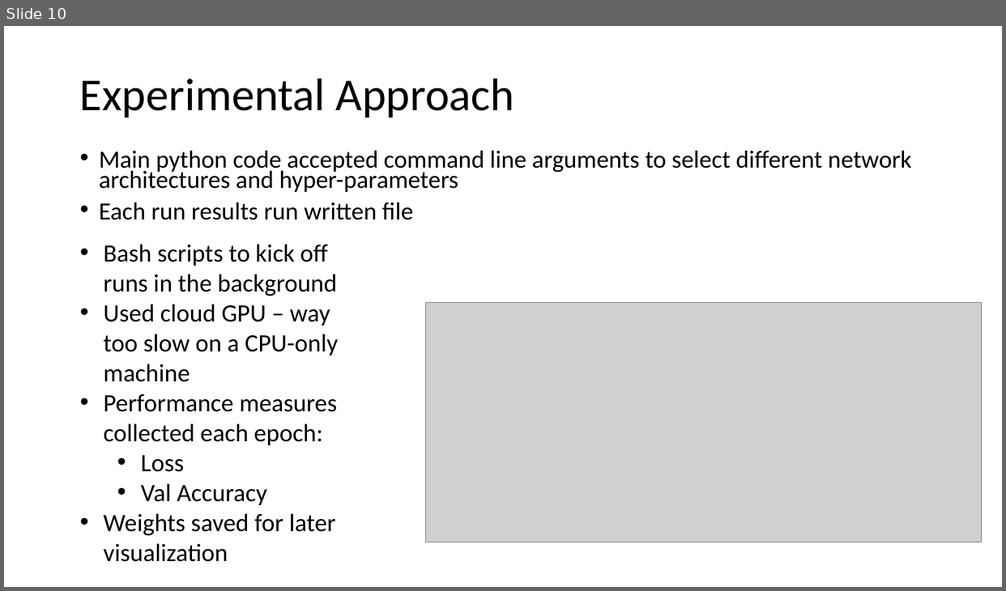
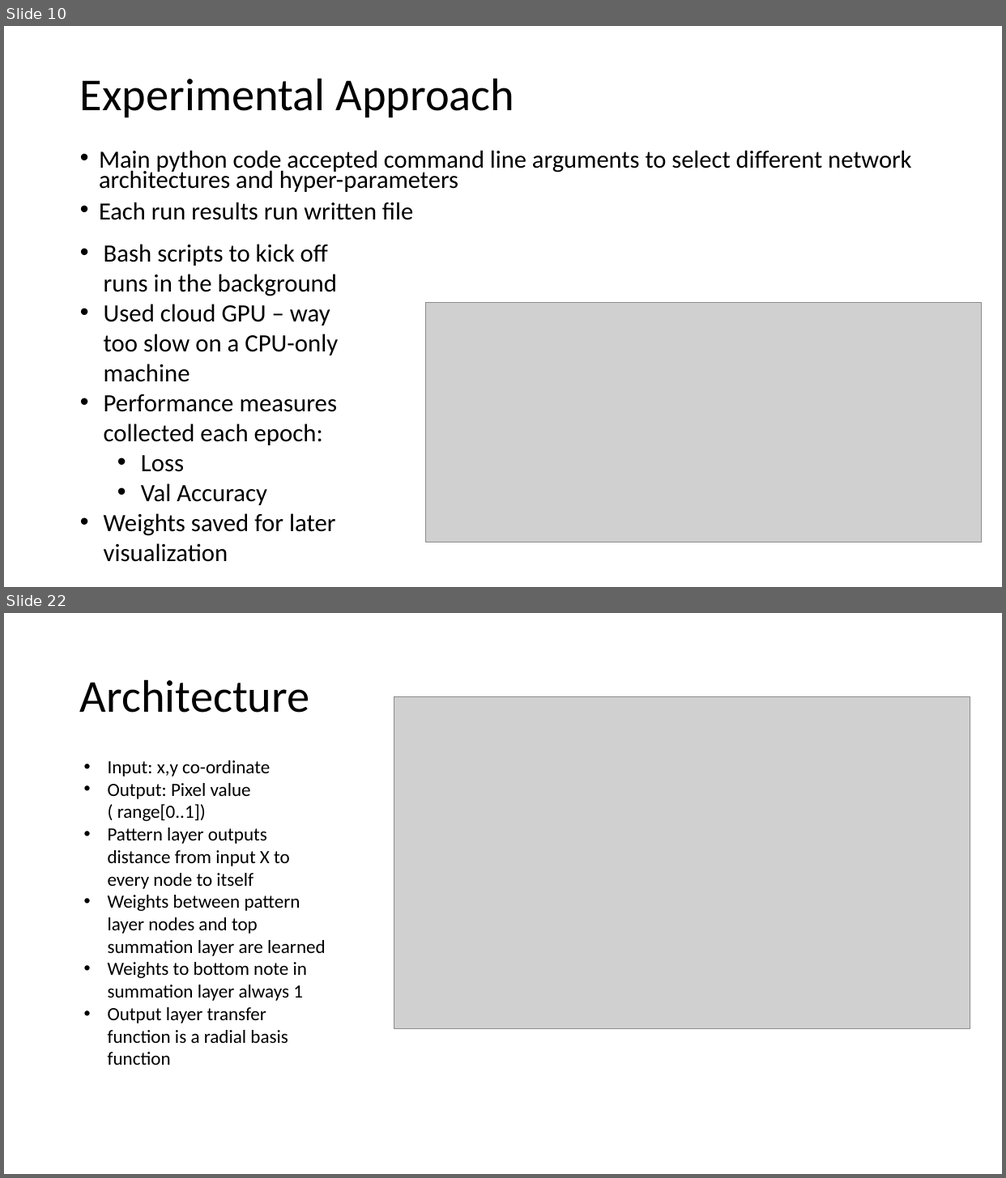
Before and after one commit to BillGrieser-GW/Final-Project-Group-7, a slide deck: Final-Group-Presentation/Group7.pptx. Shown one above the other, each under a label of ours: slide 10 before the commit, slides 10 and 22 after it; the slides between them are not shown. The pictures are 1006x591 and 1006x1178 pixels, drawn with LibreOffice and Linux fonts; fonts in the diff are those of the drawing; grey boxes stand for pictures. Boxes give left, top, right and bottom in pixels: in the first picture for what was removed or moved away, otherwise in the second. Text is boxed around its words. In the diff, an @@ line names an element or a change of style, - is before the commit and + after.

```diff
--- a/Final-Group-Presentation/Group7.pptx
+++ b/Final-Group-Presentation/Group7.pptx
@@ slide 22 added at (x1=4, y1=613, x2=1002, y2=1174), background #FFFFFF @@
@@ title added at (x1=80, y1=679, x2=310, y2=713), 44 pt, text #000000 @@
+Architecture
@@ picture added at (x1=394, y1=697, x2=970, y2=1029) @@
@@ text added at (x1=108, y1=760, x2=326, y2=1065), 18 pt, text #000000 @@
+• Input: x,y co-ordinate
+• Output: Pixel value ( range[0..1])
+• Pattern layer outputs distance from input X to every node to itself
+• Weights between pattern layer nodes and top summation layer are learned
+• Weights to bottom note in summation layer always 1
+• Output layer transfer function is a radial basis function
```
Also in this commit, not shown: 1 slide changed, 17 other slides added.
